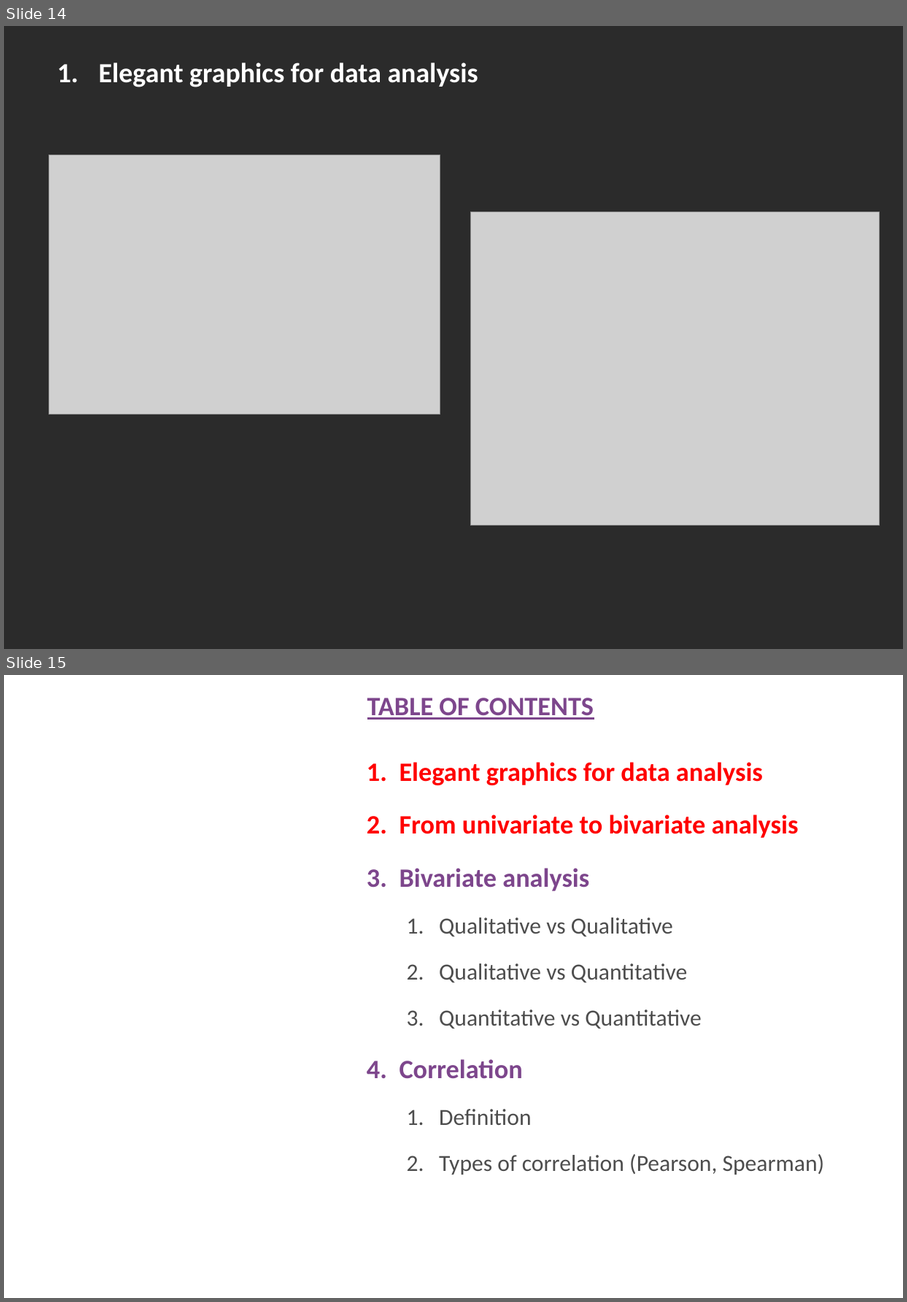
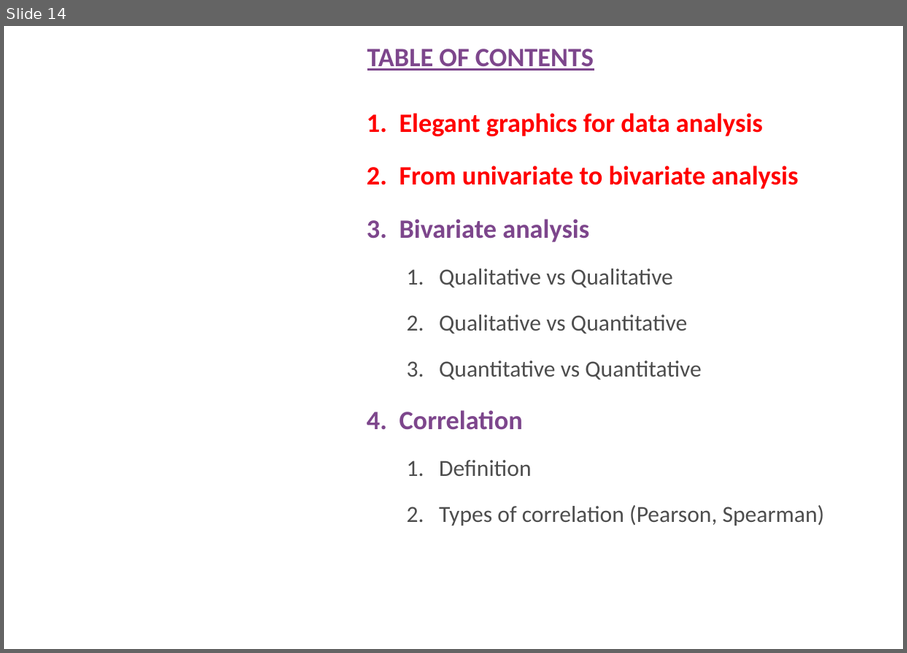
Before and after one commit to uebvhir/Course2020_Statistical-Analysis-with-R, a slide deck: Slides/StatisticsWithR-3-Exploratory_Analysis_II_And_Graphics.pptx. Shown one above the other, each under a label of ours: slides 14 and 15 before the commit, slide 14 after it. The pictures are 907x1302 and 907x653 pixels, drawn with LibreOffice and Linux fonts; fonts in the diff are those of the drawing; grey boxes stand for pictures; background and template pictures are left out; a plain dark background stands for a picture behind light text. Boxes give left, top, right and bottom in pixels: in the first picture for what was removed or moved away, otherwise in the second. Text is boxed around its words. In the diff, an @@ line names an element or a change of style, - is before the commit and + after.

```diff
--- a/Slides/StatisticsWithR-3-Exploratory_Analysis_II_And_Graphics.pptx
+++ b/Slides/StatisticsWithR-3-Exploratory_Analysis_II_And_Graphics.pptx
@@ slide 14 removed at [4, 26, 903, 649], background picture (left out) @@
@@ title removed at [99, 62, 478, 87] @@
-1. Elegant graphics for data analysis
@@ picture removed at [49, 154, 440, 414] @@
@@ picture removed at [470, 212, 880, 525] @@
@@ what was slide 15 is now slide 14 @@
```
Also in this commit, not shown: 3 slides changed, 5 other slides removed, 1 other file.
